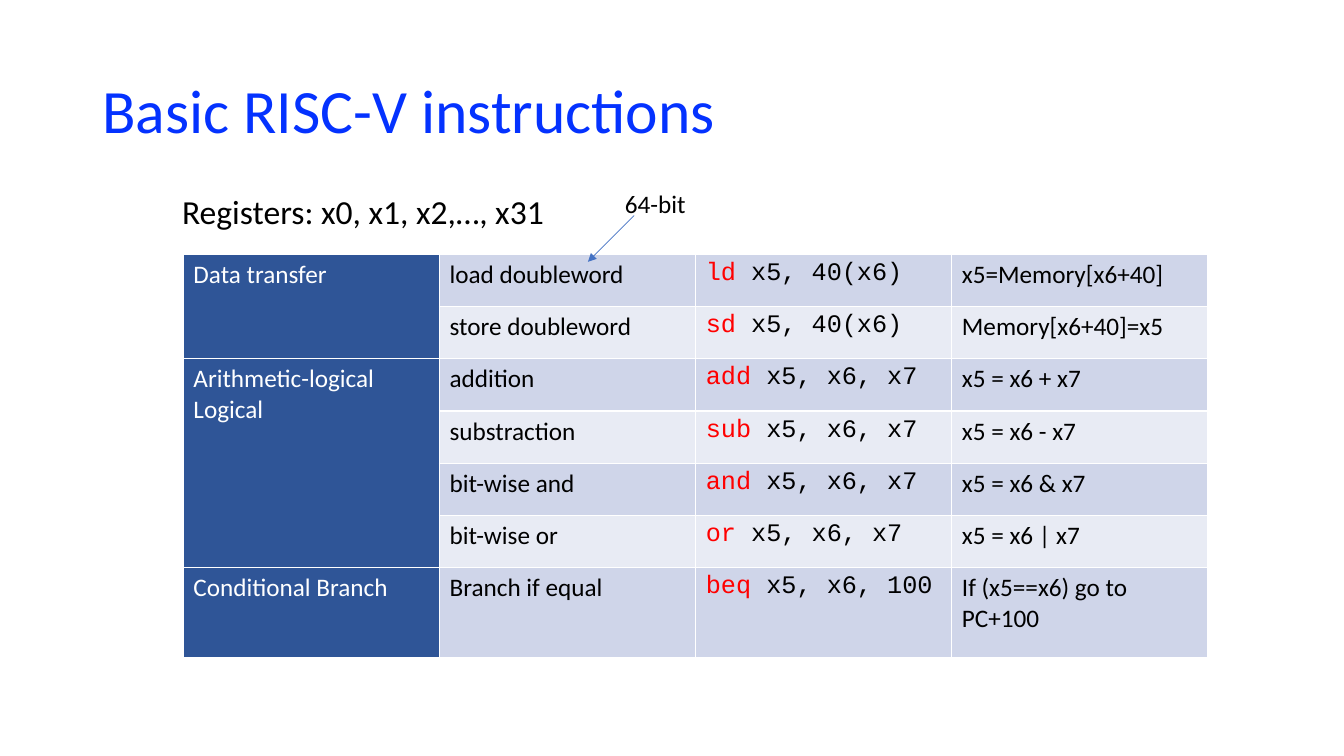
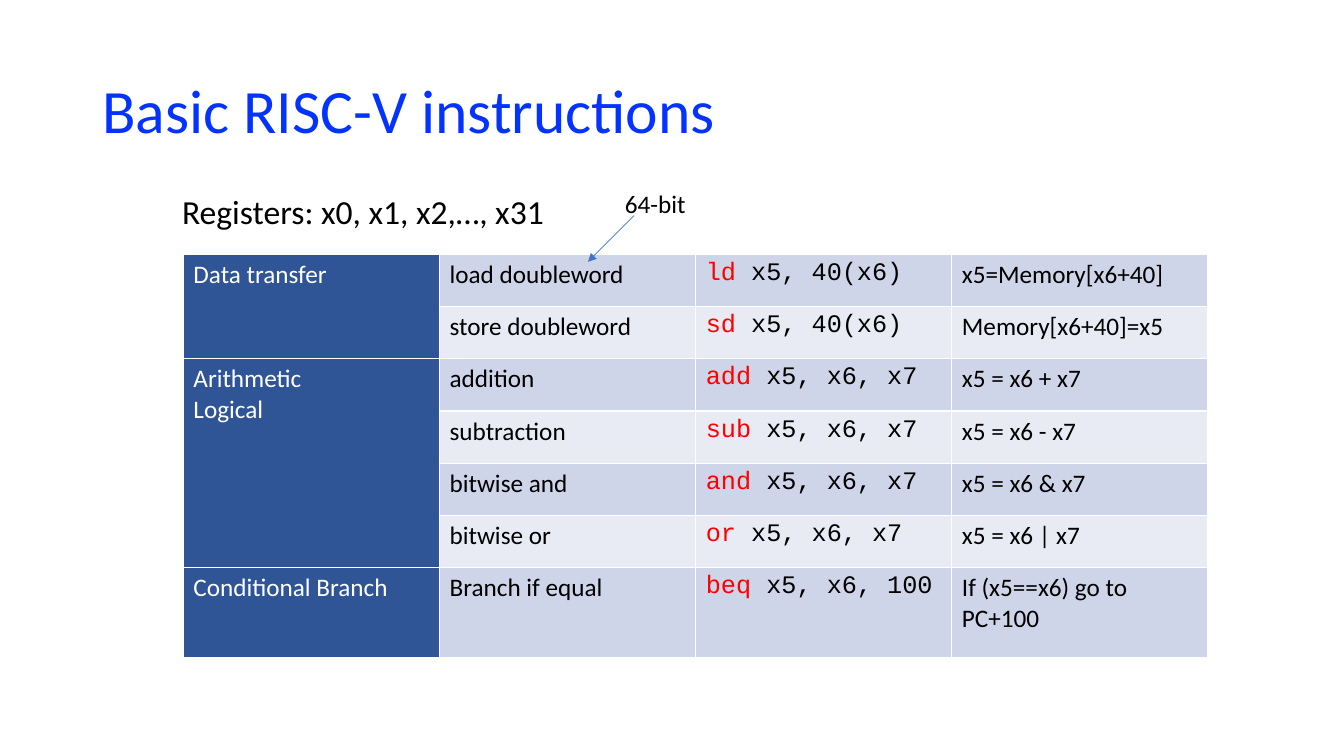
Before and after one commit to NYU-CSO/nyu-cso.github.io, a slide deck: slide 6 of notes/arch-cpu-simple.pptx. Drawn at 1344x756 pixels with LibreOffice and Linux fonts; fonts in the diff are those of the drawing. Boxes give left, top, right and bottom in pixels: in the first picture for what was removed or moved away, otherwise in the second. Text is boxed around its words. In the diff, an @@ line names an element or a change of style, - is before the commit and + after.

```diff
--- a/notes/arch-cpu-simple.pptx
+++ b/notes/arch-cpu-simple.pptx
@@ table at (184, 254, 1208, 657) @@
-row 3, column 1: Arithmetic-logical / Logical
+row 3, column 1: Arithmetic / Logical
-row 4, column 2: substraction
+row 4, column 2: subtraction
-row 5, column 2: bit-wise and
+row 5, column 2: bitwise and
-row 6, column 2: bit-wise or
+row 6, column 2: bitwise or
```
Also in this commit, not shown: 19 other slides changed, 1 slide added, 1 slide removed, 1 other file.
